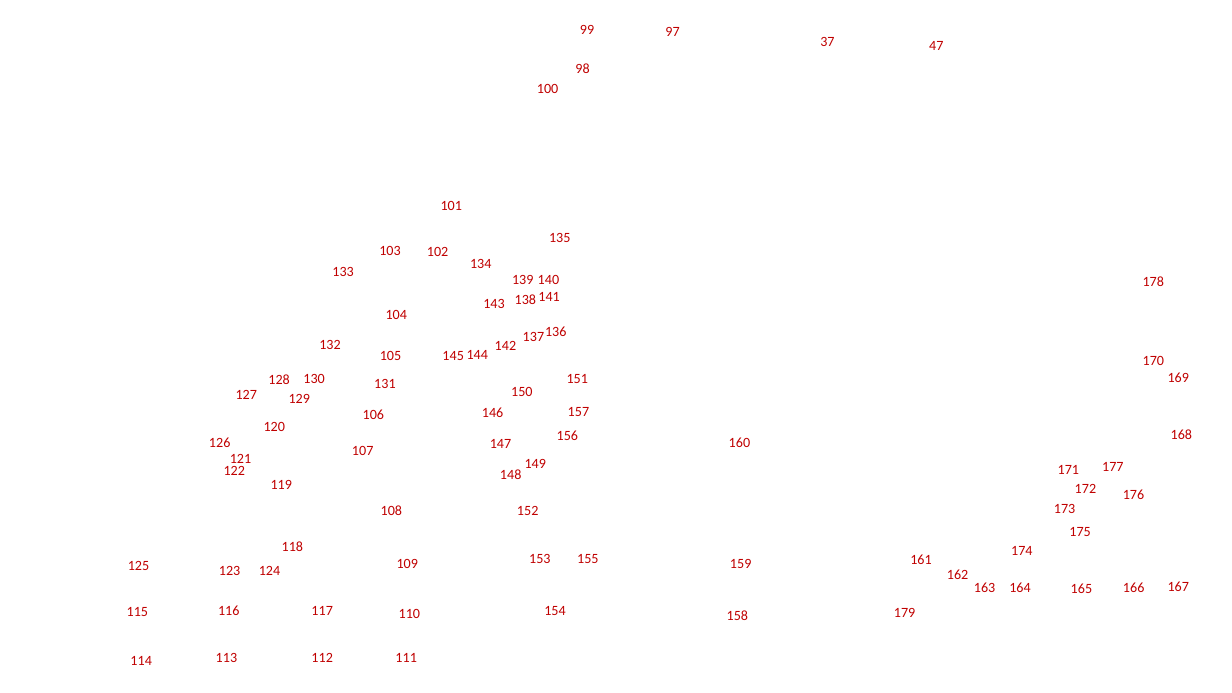
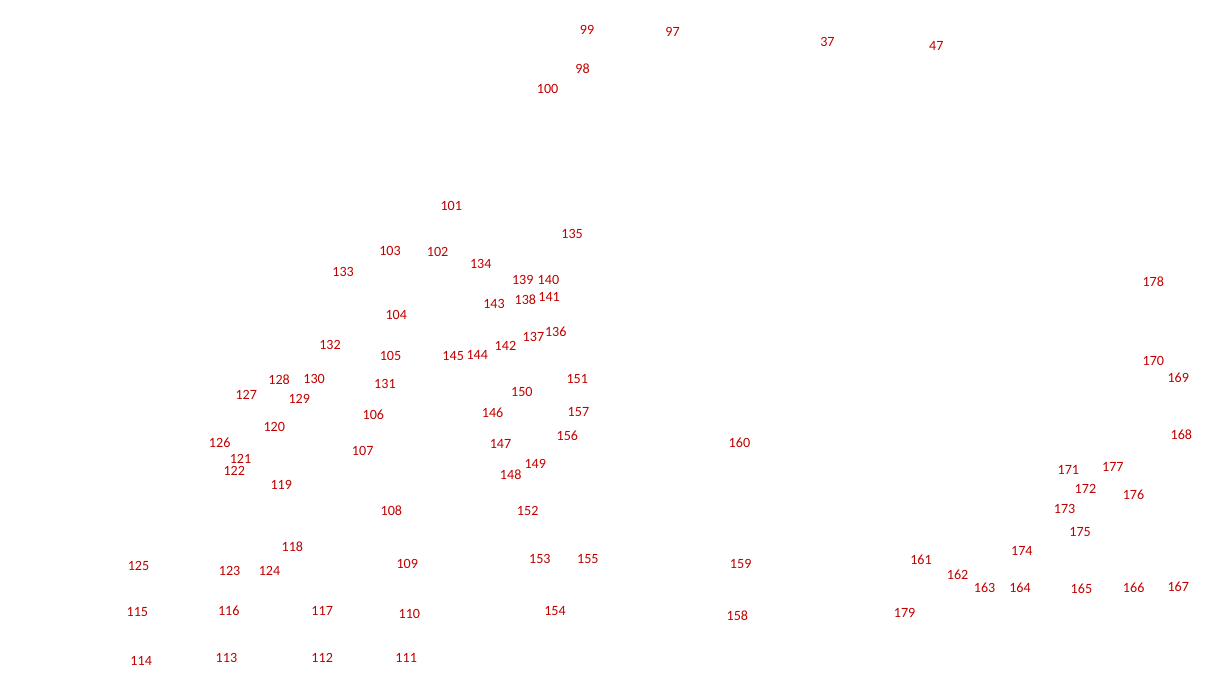
Before and after one commit to cmudrc/pied-piper, a slide deck: slide 4 of examples/utqiavik/data/labels/labels.pptx. Drawn at 1232x693 pixels with LibreOffice and Linux fonts; fonts in the diff are those of the drawing; background and template pictures are left out. Boxes give left, top, right and bottom in pixels: in the first picture for what was removed or moved away, otherwise in the second. Text is boxed around its words. In the diff, an @@ line names an element or a change of style, - is before the commit and + after.

Commit message:
new map added

```diff
--- a/examples/utqiavik/data/labels/labels.pptx
+++ b/examples/utqiavik/data/labels/labels.pptx
@@ text "135": place and size @@
-text "135" at [549,233,570,242]
+text "135" at [561,229,582,238]
```
Also in this commit, not shown: 1 slide added.
